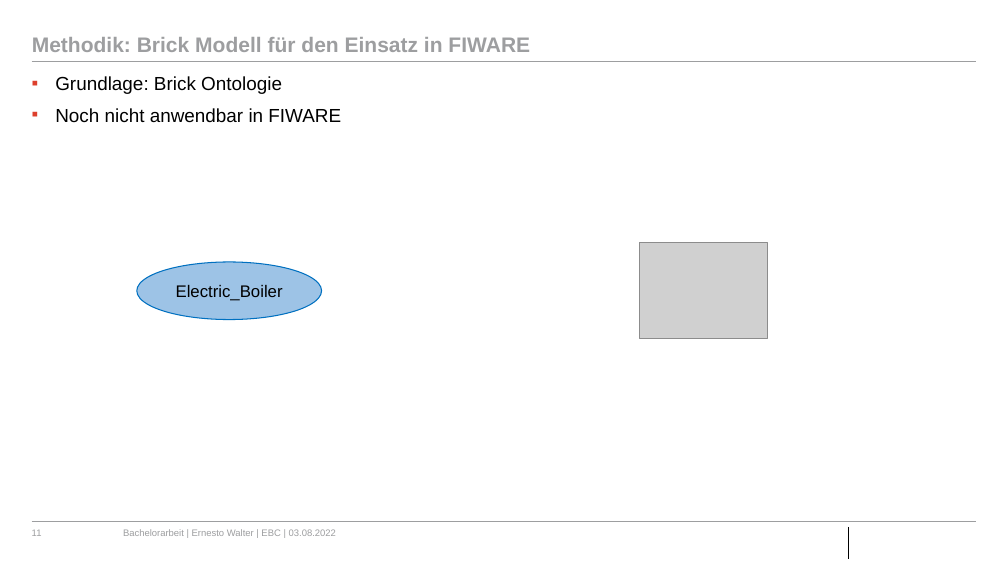
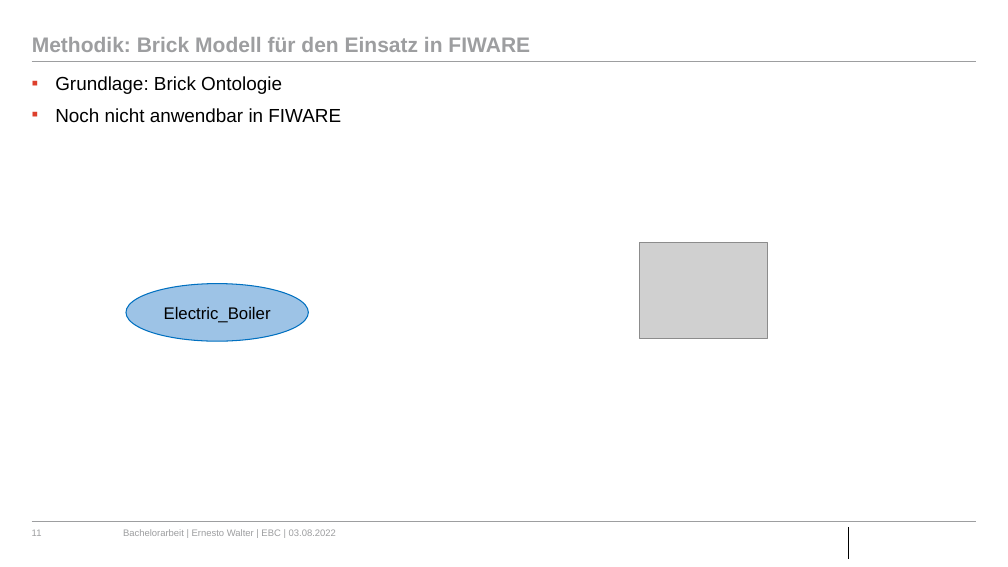
Before and after one commit to ErnestoVivas/FiBEM, a slide deck: slide 11 of docs/BA_Bergfest_Ernesto.pptx. Drawn at 1008x567 pixels with LibreOffice and Linux fonts; fonts in the diff are those of the drawing; grey boxes stand for pictures; background and template pictures are left out. Boxes give left, top, right and bottom in pixels: in the first picture for what was removed or moved away, otherwise in the second. Text is boxed around its words. In the diff, an @@ line names an element or a change of style, - is before the commit and + after.

```diff
--- a/docs/BA_Bergfest_Ernesto.pptx
+++ b/docs/BA_Bergfest_Ernesto.pptx
@@ ellipse "Electric_Boiler": place and size @@
-ellipse "Electric_Boiler" at bbox=[137, 262, 321, 320]
+ellipse "Electric_Boiler" at bbox=[126, 284, 309, 341]
```
Also in this commit, not shown: 4 other slides changed, 15 slides added, 17 slides removed, 1 other file.
